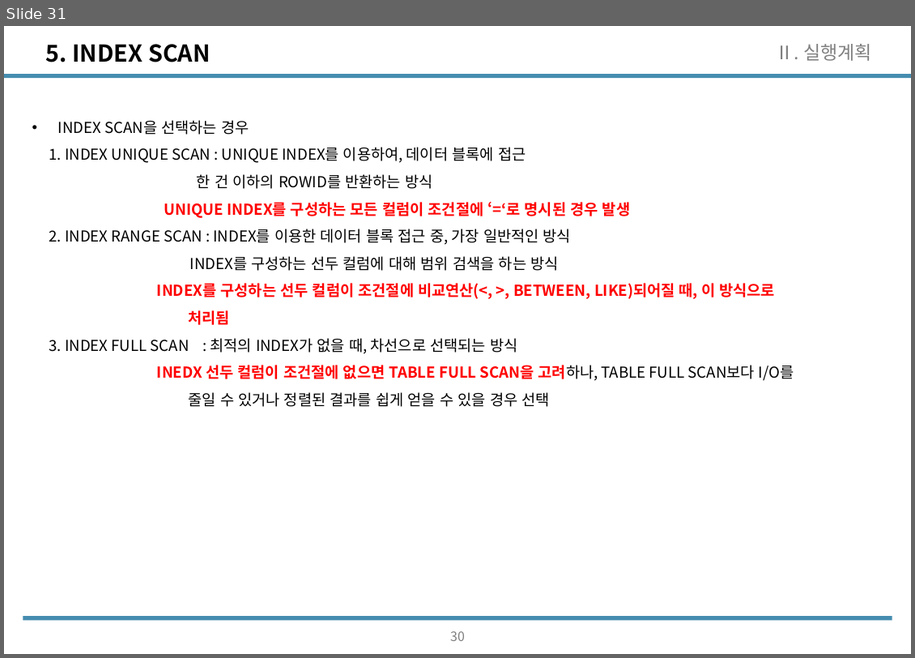
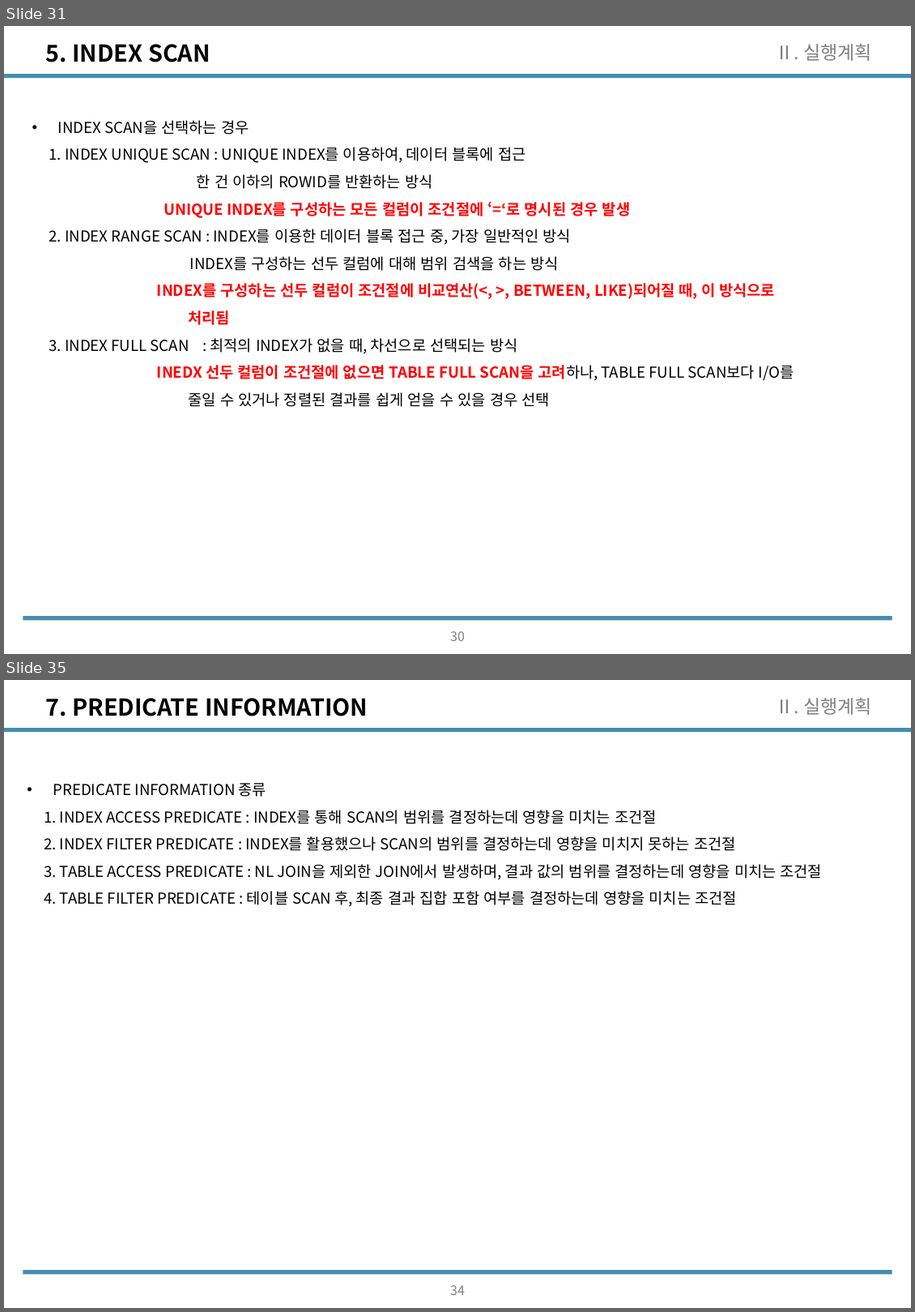
Before and after one commit to wooseok1152/SQL, a slide deck: SQL_seminar/SQL중상급활용_CH2.pptx. Shown one above the other, each under a label of ours: slide 31 before the commit, slides 31 and 35 after it; the slides between them are not shown. The pictures are 915x658 and 915x1312 pixels, drawn with LibreOffice and Linux fonts; fonts in the diff are those of the drawing. Boxes give left, top, right and bottom in pixels: in the first picture for what was removed or moved away, otherwise in the second. Text is boxed around its words. In the diff, an @@ line names an element or a change of style, - is before the commit and + after.

```diff
--- a/SQL_seminar/SQL중상급활용_CH2.pptx
+++ b/SQL_seminar/SQL중상급활용_CH2.pptx
@@ slide 35 added at (x1=4, y1=680, x2=911, y2=1308), background #FFFFFF; not listed: 2 template elements that a slide beside it also shows @@
@@ title added at (x1=45, y1=698, x2=368, y2=716), 20 pt, text #000000, bold @@
+7. PREDICATE INFORMATION
@@ text added at (x1=776, y1=698, x2=872, y2=715), 16 pt, text #808080 @@
+Ⅱ. 실행계획
@@ text added at (x1=44, y1=783, x2=822, y2=907), 13 pt, text #000000 @@
+• PREDICATE INFORMATION 종류
+1. INDEX ACCESS PREDICATE : INDEX를 통해 SCAN의 범위를 결정하는데 영향을 미치는 조건절
+2. INDEX FILTER PREDICATE : INDEX를 활용했으나 SCAN의 범위를 결정하는데 영향을 미치지 못하는 조건절
+3. TABLE ACCESS PREDICATE : NL JOIN을 제외한 JOIN에서 발생하며, 결과 값의 범위를 결정하는데 영향을 미치는 조건절
+4. TABLE FILTER PREDICATE : 테이블 SCAN 후, 최종 결과 집합 포함 여부를 결정하는데 영향을 미치는 조건절
@@ page number added at (x1=450, y1=1285, x2=465, y2=1295), 11.1 pt, text #808080 @@
+34
```
Also in this commit, not shown: 5 slides changed, 10 other slides added, 1 other file.
